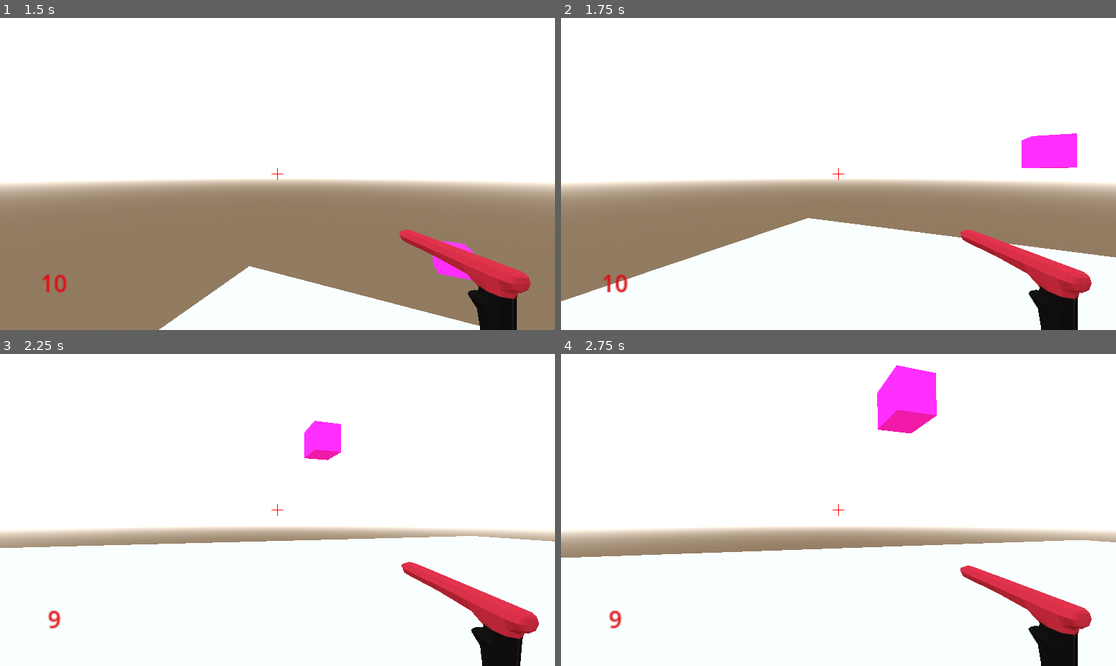
Above: before the commit, frames 1-4 (two rows, left to right).
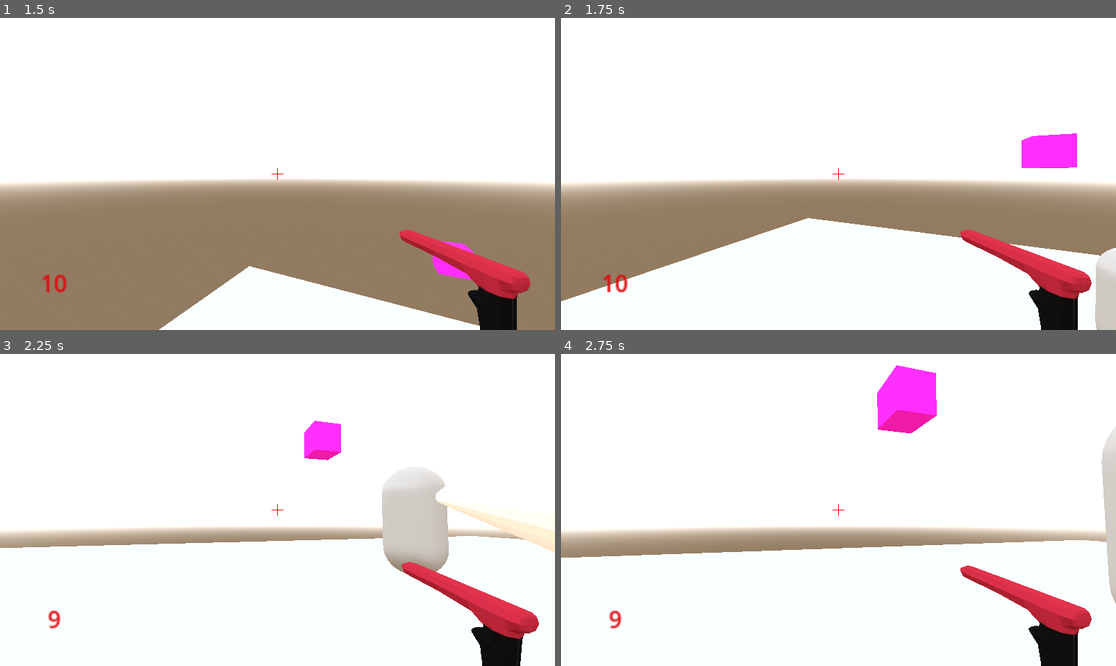
Above: after the commit, the same moments.

Repository: jamesrayment/jamesrayment2024-digital-internal
Game: Godot game, scene res://node_3d.tscn
Two runs of this game, one before a commit and one after it. Both use one fixed random seed, a clock stepped at 60 frames per second and the inputs below.
Inputs (mouse positions are in pixels of both pictures, inside the frame that each line leads up to):
- Up to frame 1 (1.5 s): tap Enter (ui_accept) at 0.5, 0.77, 1.25 s; move the mouse to (399, 158) at 0.52 s; hold Right (ui_right) 0.53-1.28 s; hold C (Crouch) 0.53-1.28 s; move the mouse to (249, 174) at 1.27 s; hold Up (ui_up) from 1.28 s (still down); tap Shift (Shift) at 1.35 s
- Up to frame 2 (1.75 s): keep holding Up (ui_up); tap Enter (ui_accept) at 1.52 s
- Up to frame 3 (2.25 s): keep holding Up (ui_up); move the mouse to (288, 503) at 2.02 s; press the mouse at (288, 503) at 2.03 s
- Up to frame 4 (2.75 s): keep holding Up (ui_up)

Frame 1 is identical in both runs. In frame 2, 0.9% of the frame differs, in the area x 96-100%, y 73-100%; in frame 3, 3.8%, in the area x 68-100%, y 37-71%; in frame 4, 1.0%.

Commit message:
Worked on enemy
Added vision cone for enemies. Yet to enable raycasts.

Diff:
--- a/Gdottesting/enemy.gd
+++ b/Gdottesting/enemy.gd
@@ -7,15 +7,25 @@
 #enemy health
 var health = 100
 
+@onready var sightcast = get_node("/root/Node3D/enemy/sightcast")
+
 # Get the gravity from the project settings to be synced with RigidBody nodes.
 var gravity = ProjectSettings.get_setting("physics/3d/default_gravity")
 
+func _ready():
+	pass
 
 func _physics_process(delta):
 	# Add the gravity.
 	if not is_on_floor():
 		velocity.y -= gravity * delta
 
+	if sightcast.is_colliding():
+			var target = sightcast.get_collider()
+			print(target)
+			if target.is_in_group("player"):
+				print("Ha!")
+
 	if health <= 0:
 		queue_free()
 
--- a/Gdottesting/enemy.tscn
+++ b/Gdottesting/enemy.tscn
@@ -1,6 +1,7 @@
-[gd_scene load_steps=4 format=3 uid="uid://bpj523gc7ifgh"]
+[gd_scene load_steps=5 format=3 uid="uid://bpj523gc7ifgh"]
 
 [ext_resource type="Script" path="res://enemy.gd" id="1_8ugs7"]
+[ext_resource type="PackedScene" uid="uid://d12kqtk0mewb" path="res://cone.glb" id="2_jomhq"]
 
 [sub_resource type="CapsuleShape3D" id="CapsuleShape3D_bet0l"]
 
@@ -14,3 +15,13 @@
 
 [node name="CSGMesh3D" type="CSGMesh3D" parent="."]
 mesh = SubResource("CapsuleMesh_asfn3")
+
+[node name="sightcast" type="RayCast3D" parent="."]
+transform = Transform3D(7, 1.22392e-06, -2.67496e-14, -2.67496e-14, 3.0598e-07, 7, 1.22392e-06, -7, 3.0598e-07, 0, 0, 0)
+
+[node name="Area3D" type="Area3D" parent="."]
+
+[node name="cone" parent="Area3D" instance=ExtResource("2_jomhq")]
+transform = Transform3D(1, -6.97574e-16, -3.04919e-23, 0, -4.37114e-08, 1, -6.97574e-16, -1, -4.37114e-08, 0.0298519, 0.385789, 1.30003)
+
+[node name="MeshInstance3D" type="MeshInstance3D" parent="Area3D/cone"]
--- a/Gdottesting/gun.gd
+++ b/Gdottesting/gun.gd
@@ -4,7 +4,7 @@
 @export var ANIMATIONPLAYER : AnimationPlayer
 
 #damage
-var damage = 50
+var damage = 20
 
 #reload check
 var reloading = false
@@ -39,7 +39,7 @@
 	print(ammo)
 	get_node("/root/Node3D/Player/CollisionShape3D/Neck/currentammo").text = str(ammo)
 	if aimcast.is_colliding():
-			var target = aimcast.get_collider().get_parent()
+			var target = aimcast.get_collider()
 			print(target)
 			if target.is_in_group("enemy"):
 				print("hit enemy")
--- a/Gdottesting/node_3d.tscn
+++ b/Gdottesting/node_3d.tscn
@@ -302,4 +302,4 @@
 transform = Transform3D(1, 0, 0, 0, 1, 0, 0, 0, 1, 2.08165e-12, 3.0622, 2.31668)
 
 [node name="enemy" parent="." groups=["enemy"] instance=ExtResource("7_ldurk")]
-transform = Transform3D(1, 0, 0, 0, 1, 0, 0, 0, 1, 0, 1.63269, 0)
+transform = Transform3D(1, 0, 0, 0, 1, 0, 0, 0, 1, 0, 1.63269, -4.53697)
Binary file added: Gdottesting/cone.glb
Not shown, added: Gdottesting/cone.glb.import
